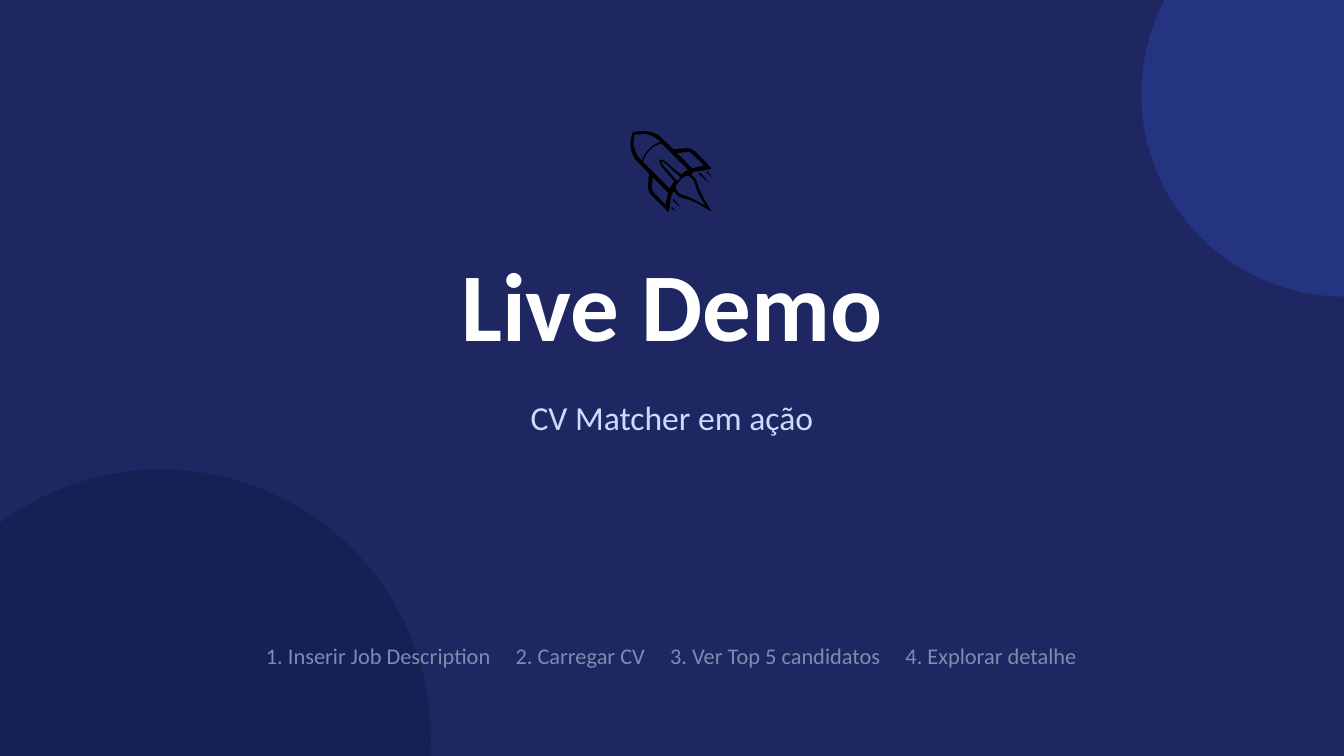
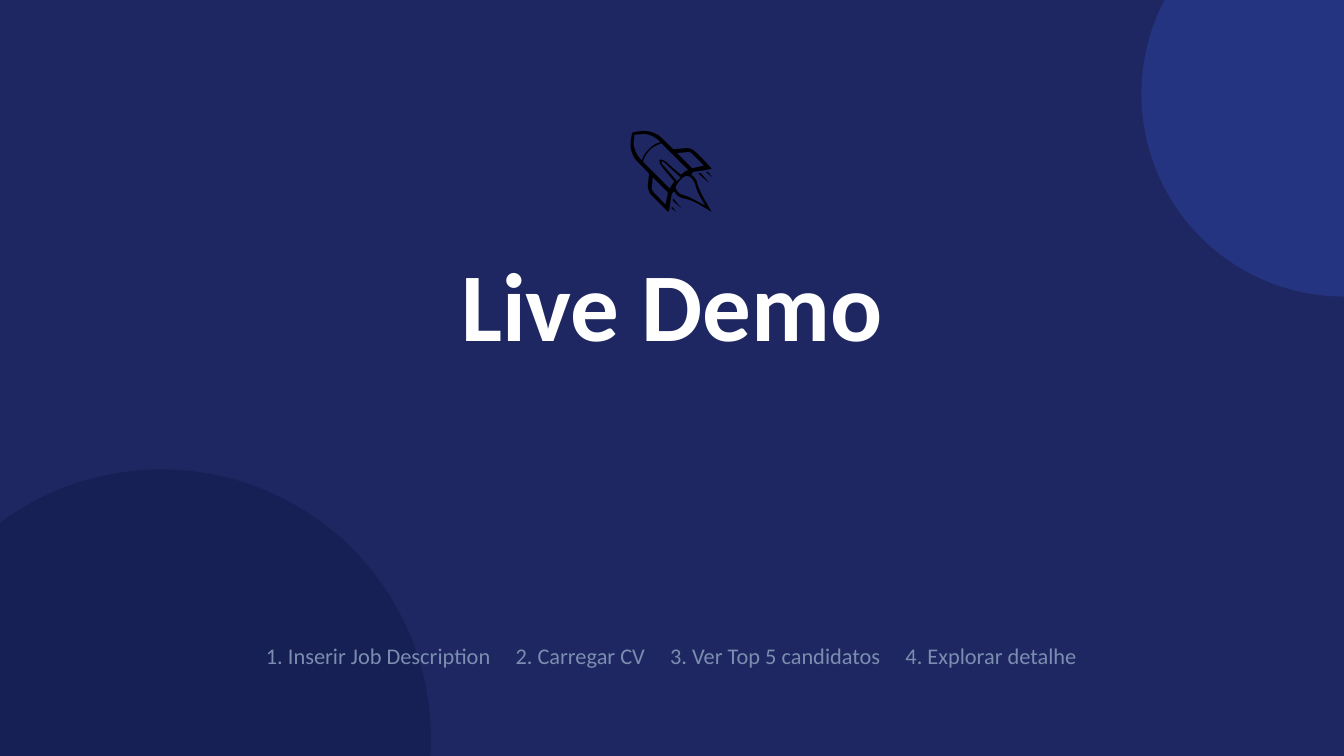
Before and after one commit to Diogo-Alex-Castanheira/CV-Agent, a slide deck: slide 5 of cv_matcher_presentation.pptx (slide 6 before the commit). Drawn at 1344x756 pixels with LibreOffice and Linux fonts; fonts in the diff are those of the drawing. Boxes give left, top, right and bottom in pixels: in the first picture for what was removed or moved away, otherwise in the second. Text is boxed around its words. In the diff, an @@ line names an element or a change of style, - is before the commit and + after.

```diff
--- a/cv_matcher_presentation.pptx
+++ b/cv_matcher_presentation.pptx
@@ text removed at [531,406,813,436] @@
-CV Matcher em ação
```
Also in this commit, not shown: 2 other slides changed, 1 slide removed.
